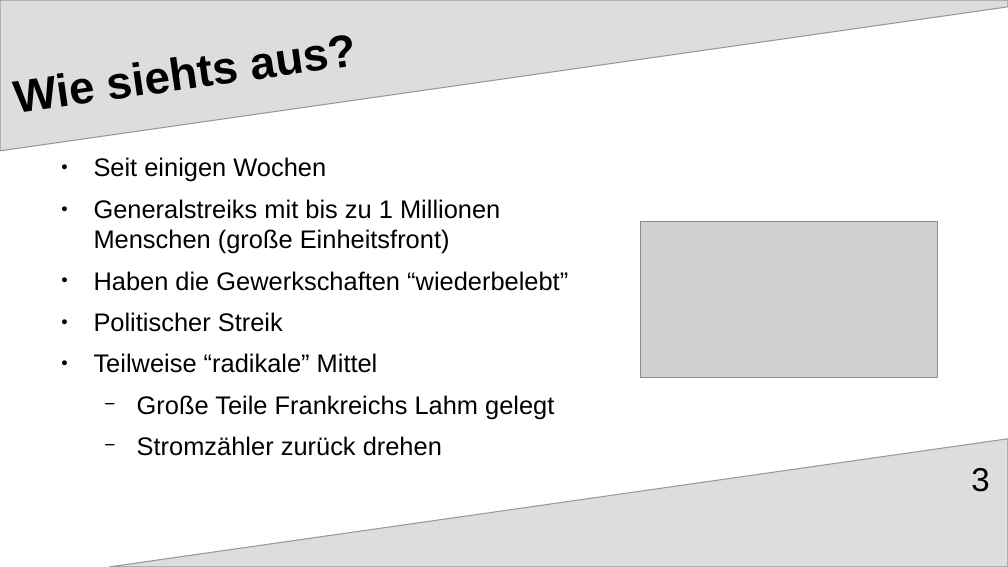
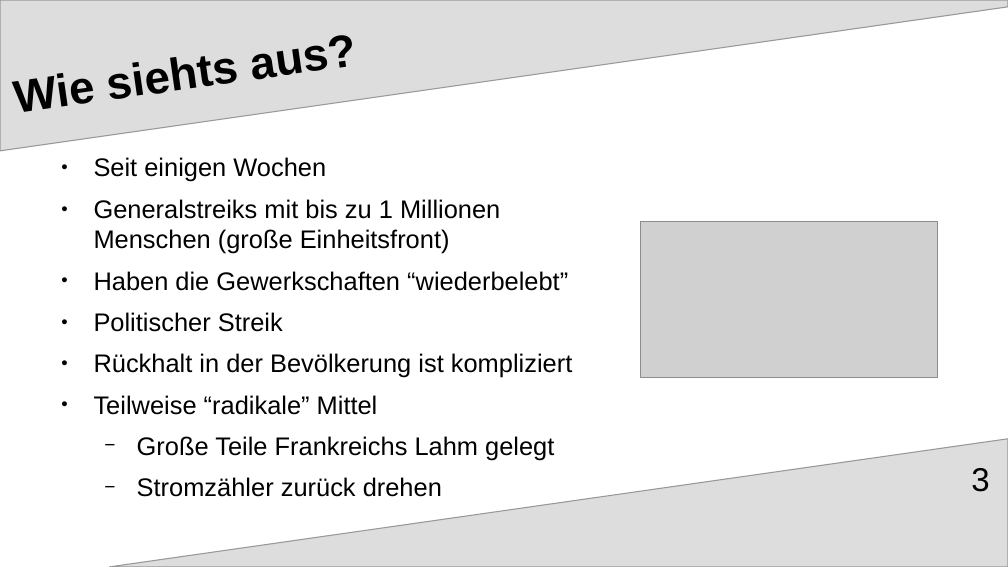
Before and after one commit to MAA28/Abi, a slide deck: slide 3 of Politik & Wirtschaft/Franzosen Streik.odp. Drawn at 1008x567 pixels with LibreOffice and Linux fonts; fonts in the diff are those of the drawing; grey boxes stand for pictures. Boxes give left, top, right and bottom in pixels: in the first picture for what was removed or moved away, otherwise in the second. Text is boxed around its words. In the diff, an @@ line names an element or a change of style, - is before the commit and + after.

```diff
--- a/Politik & Wirtschaft/Franzosen Streik.odp
+++ b/Politik & Wirtschaft/Franzosen Streik.odp
@@ text at (94, 353, 572, 378): paragraph added @@
+● Rückhalt in der Bevölkerung ist kompliziert
```
Also in this commit, not shown: 1 other slide changed, 1 slide added, 1 slide removed, 1 other file.
